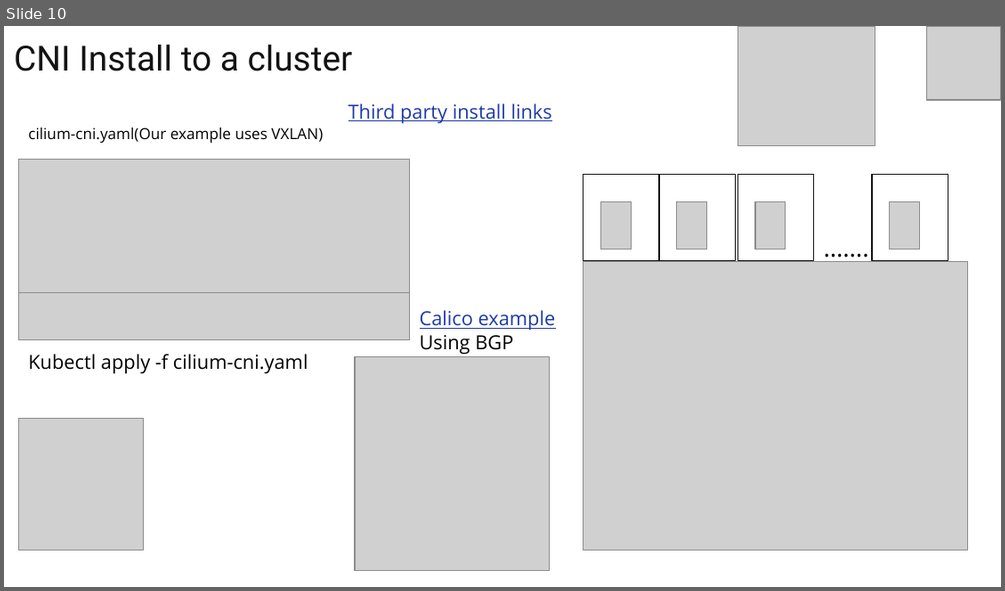
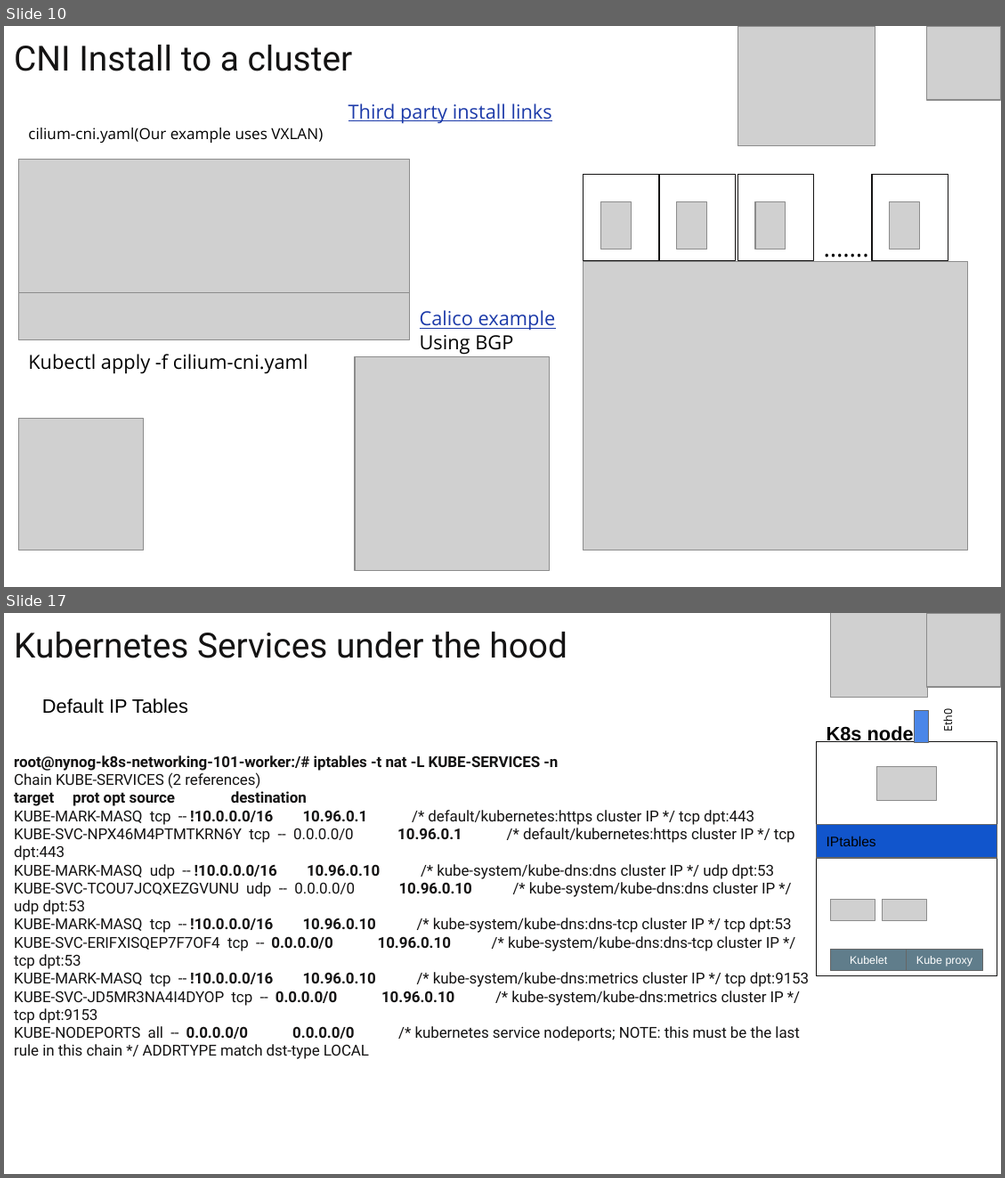
Before and after one commit to burnyd/nynog-k8s-networking-101, a slide deck: Nynog-K8s-networking-101.pptx. Shown one above the other, each under a label of ours: slide 10 before the commit, slides 10 and 17 after it; the slides between them are not shown. The pictures are 1005x591 and 1005x1178 pixels, drawn with LibreOffice and Linux fonts; fonts in the diff are those of the drawing; grey boxes stand for pictures. Boxes give left, top, right and bottom in pixels: in the first picture for what was removed or moved away, otherwise in the second. Text is boxed around its words. In the diff, an @@ line names an element or a change of style, - is before the commit and + after.

```diff
--- a/Nynog-K8s-networking-101.pptx
+++ b/Nynog-K8s-networking-101.pptx
@@ slide 17 added at (x1=4, y1=613, x2=1001, y2=1174), background #FFFFFF @@
@@ title added at (x1=14, y1=631, x2=567, y2=658), 25 pt, text #141313 @@
+Kubernetes Services under the hood
@@ picture added at (x1=830, y1=613, x2=928, y2=698) @@
@@ picture added at (x1=926, y1=613, x2=1000, y2=687) @@
@@ text added at (x1=42, y1=698, x2=188, y2=714), 14 pt, text #000000 @@
+Default IP Tables
@@ rectangle added at (x1=914, y1=711, x2=928, y2=743), fill #4A86E8, outline #666666 0.75 pt @@
@@ text added at (x1=940, y1=710, x2=955, y2=730), 8 pt, text #000000 @@
+Eth0
@@ rectangle added at (x1=817, y1=741, x2=997, y2=976), outline #141313 0.75 pt @@
@@ text added at (x1=826, y1=726, x2=914, y2=742), 14 pt, text #000000, bold @@
+K8s node
@@ text added at (x1=14, y1=755, x2=809, y2=1059), 10.8 pt, text #141313 @@
+root@nynog-k8s-networking-101-worker:/# iptables -t nat -L KUBE-SERVICES -n
+Chain KUBE-SERVICES (2 references)
+target prot opt source destination
+KUBE-MARK-MASQ tcp -- !10.0.0.0/16 10.96.0.1 /* default/kubernetes:https cluster IP */ tcp dpt:443
+KUBE-SVC-NPX46M4PTMTKRN6Y tcp -- 0.0.0.0/0 10.96.0.1 /* default/kubernetes:https cluster IP */ tcp dpt:443
+KUBE-MARK-MASQ udp -- !10.0.0.0/16 10.96.0.10 /* kube-system/kube-dns:dns cluster IP */ udp dpt:53
+KUBE-SVC-TCOU7JCQXEZGVUNU udp -- 0.0.0.0/0 10.96.0.10 /* kube-system/kube-dns:dns cluster IP */ udp dpt:53
+KUBE-MARK-MASQ tcp -- !10.0.0.0/16 10.96.0.10 /* kube-system/kube-dns:dns-tcp cluster IP */ tcp dpt:53
+KUBE-SVC-ERIFXISQEP7F7OF4 tcp -- 0.0.0.0/0 10.96.0.10 /* kube-system/kube-dns:dns-tcp cluster IP */ tcp dpt:53
+KUBE-MARK-MASQ tcp -- !10.0.0.0/16 10.96.0.10 /* kube-system/kube-dns:metrics cluster IP */ tcp dpt:9153
+KUBE-SVC-JD5MR3NA4I4DYOP tcp -- 0.0.0.0/0 10.96.0.10 /* kube-system/kube-dns:metrics cluster IP */ tcp dpt:9153
+KUBE-NODEPORTS all -- 0.0.0.0/0 0.0.0.0/0 /* kubernetes service nodeports; NOTE: this must be the last rule in this chain */ ADDRTYPE match dst-type LOCAL
@@ picture added at (x1=876, y1=766, x2=936, y2=801) @@
@@ rectangle added at (x1=817, y1=824, x2=997, y2=859), fill #1155CC, outline #666666 0.75 pt, 10 pt, text #000000 @@
+IPtables
@@ picture added at (x1=830, y1=899, x2=875, y2=920) @@
@@ picture added at (x1=882, y1=899, x2=927, y2=920) @@
@@ rectangle added at (x1=830, y1=949, x2=907, y2=970), fill #607D8B, outline #666666 0.75 pt, 8 pt, text #FFFFFF @@
+Kubelet
@@ rectangle added at (x1=906, y1=949, x2=983, y2=970), fill #607D8B, outline #666666 0.75 pt, 8 pt, text #FFFFFF @@
+Kube proxy
```
Also in this commit, not shown: 14 slides changed, 1 other slide added, 1 slide removed.
